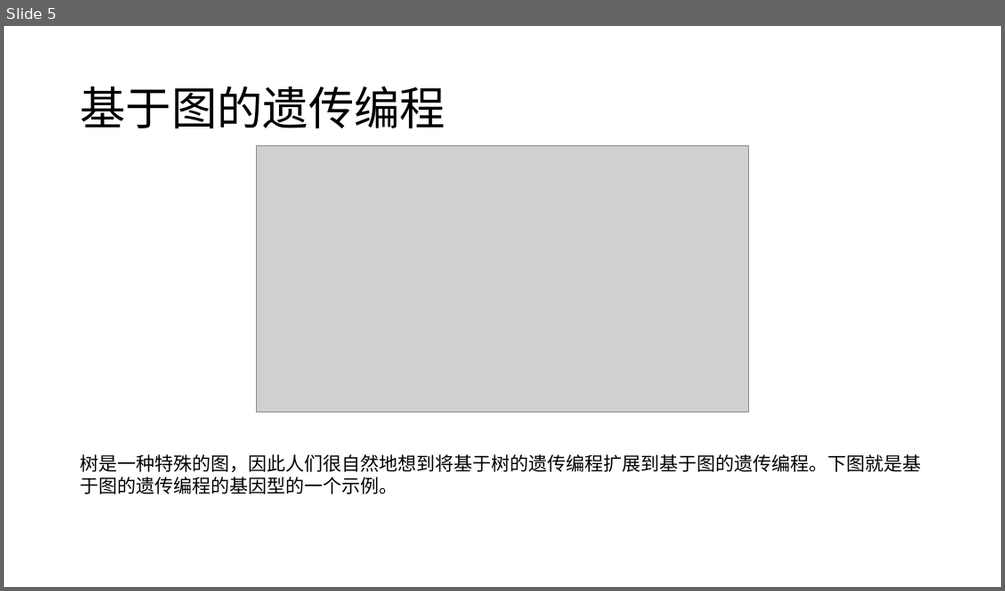
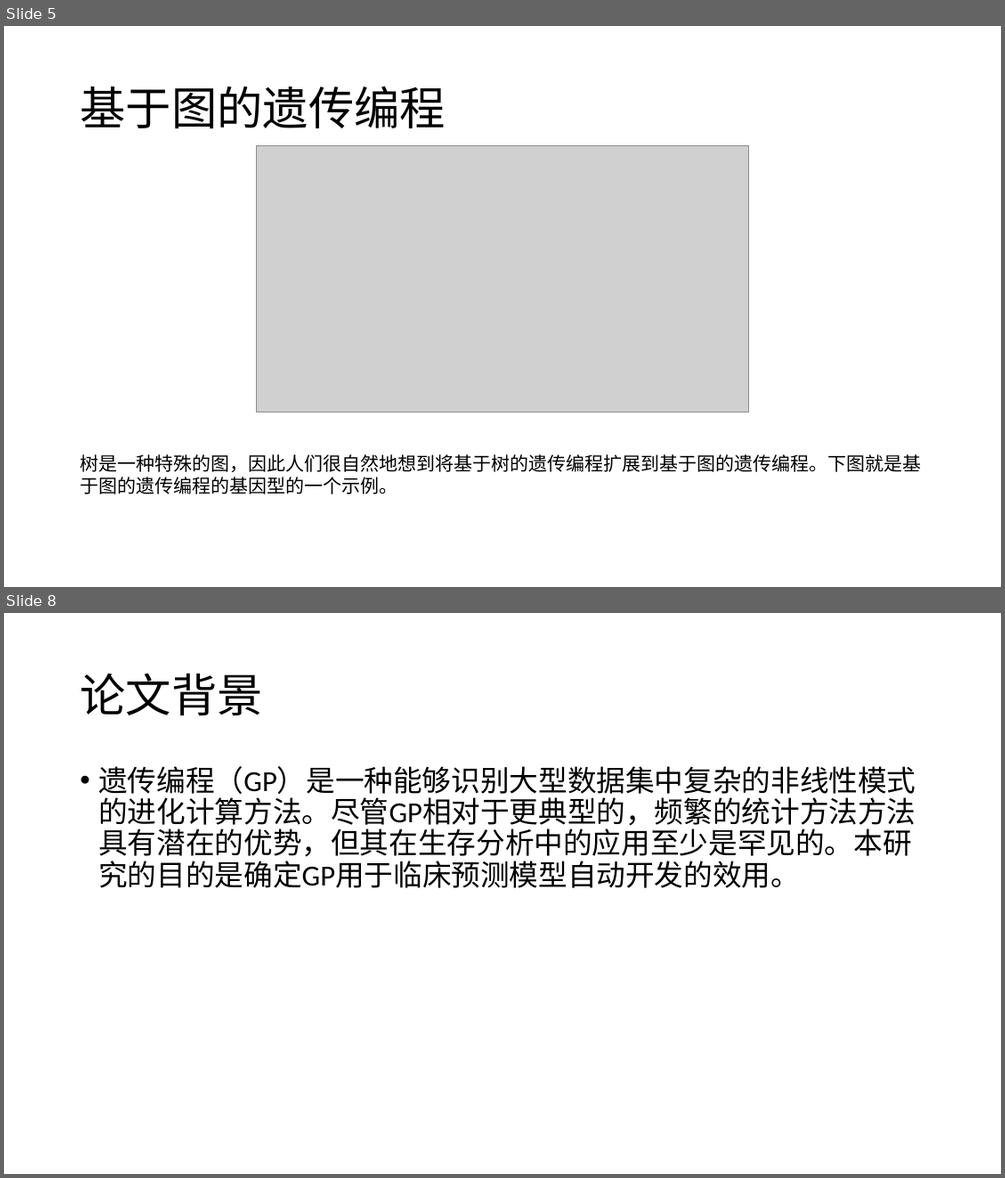
Before and after one commit to likaihz/EAS, a slide deck: dongjianzhou/slide.pptx. Shown one above the other, each under a label of ours: slide 5 before the commit, slides 5 and 8 after it; the slides between them are not shown. The pictures are 1005x591 and 1005x1178 pixels, drawn with LibreOffice and Linux fonts; fonts in the diff are those of the drawing; grey boxes stand for pictures. Boxes give left, top, right and bottom in pixels: in the first picture for what was removed or moved away, otherwise in the second. Text is boxed around its words. In the diff, an @@ line names an element or a change of style, - is before the commit and + after.

Commit message:
修改slide,添加了论文的大众情况

```diff
--- a/dongjianzhou/slide.pptx
+++ b/dongjianzhou/slide.pptx
@@ slide 8 added at (x1=4, y1=613, x2=1001, y2=1174), background #FFFFFF @@
@@ title added at (x1=80, y1=673, x2=262, y2=715), 44 pt, text #000000 @@
+论文背景
@@ text added at (x1=98, y1=766, x2=915, y2=888), 28 pt, text #000000 @@
+• 遗传编程（GP）是一种能够识别大型数据集中复杂的非线性模式的进化计算方法。尽管GP相对于更典型的，频繁的统计方法方法具有潜在的优势，但其在生存分析中的应用至少是罕见的。本研究的目的是确定GP用于临床预测模型自动开发的效用。
```
Also in this commit, not shown: 1 slide changed, 4 other slides added.
